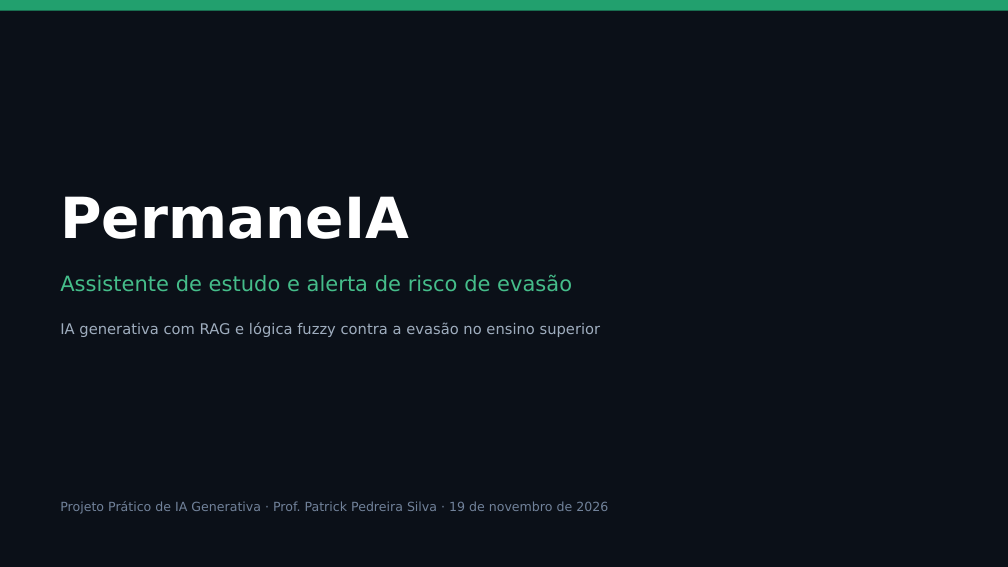
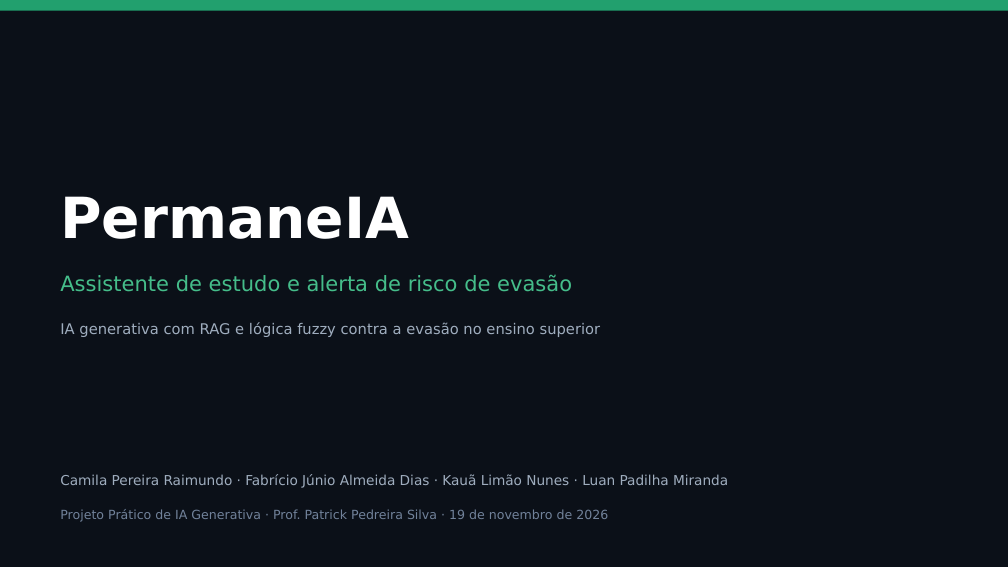
Before and after one commit to fabriciojunio/permaneia, a slide deck: slide 1 of PermaneIA-Apresentacao.pptx. Drawn at 1008x567 pixels with LibreOffice and Linux fonts; fonts in the diff are those of the drawing. Boxes give left, top, right and bottom in pixels: in the first picture for what was removed or moved away, otherwise in the second. Text is boxed around its words. In the diff, an @@ line names an element or a change of style, - is before the commit and + after.

```diff
--- a/PermaneIA-Apresentacao.pptx
+++ b/PermaneIA-Apresentacao.pptx
@@ text added at <box>60,474,728,488</box>, 13 pt, text #9FADBE @@
+Camila Pereira Raimundo · Fabrício Júnio Almeida Dias · Kauã Limão Nunes · Luan Padilha Miranda
@@ text "Projeto Prático de IA Generativa ...": place and size @@
-text "Projeto Prático de IA Generativa ..." at <box>60,501,608,514</box>
+text "Projeto Prático de IA Generativa ..." at <box>60,509,608,522</box>
```
Also in this commit, not shown: 3 other slides changed, 15 other files.
